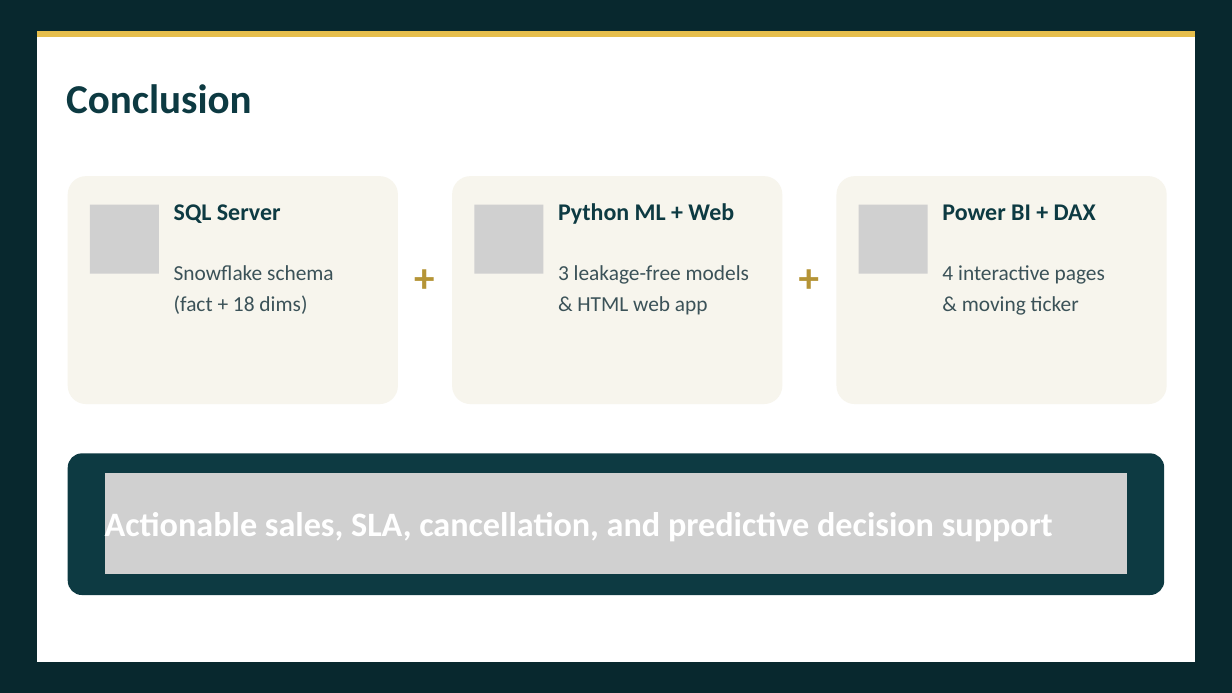
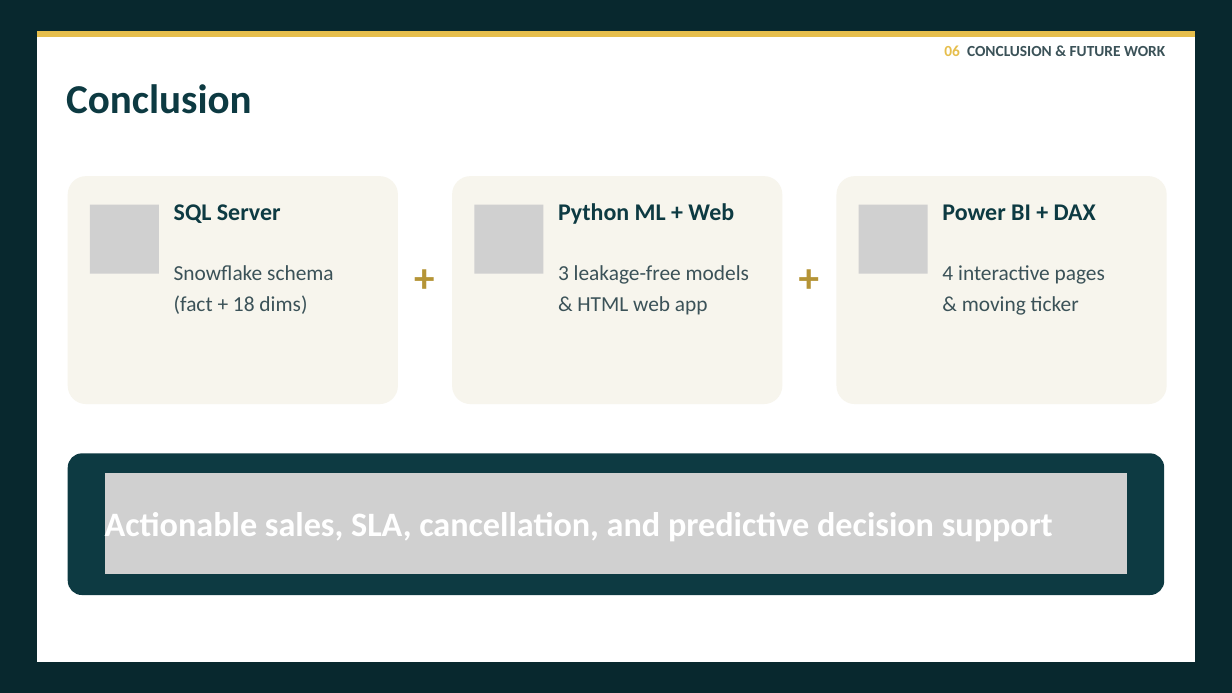
Before and after one commit to Team5-Depi/Supply-Chain-Dataset-Analysis-Final_Project, a slide deck: slide 55 of Presentation/Supply_Chain_Dataset_Analysis_Presentation.pptx (slide 14 before the commit). Drawn at 1232x693 pixels with LibreOffice and Linux fonts; fonts in the diff are those of the drawing; grey boxes stand for pictures. Boxes give left, top, right and bottom in pixels: in the first picture for what was removed or moved away, otherwise in the second. Text is boxed around its words. In the diff, an @@ line names an element or a change of style, - is before the commit and + after.

```diff
--- a/Presentation/Supply_Chain_Dataset_Analysis_Presentation.pptx
+++ b/Presentation/Supply_Chain_Dataset_Analysis_Presentation.pptx
@@ text added at <box>944,45,1165,56</box>, 18 pt, text #3B5258, bold @@
+06 CONCLUSION & FUTURE WORK
```
Also in this commit, not shown: 10 other slides changed, 46 slides added, 4 slides removed, 2 other files.
